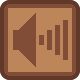
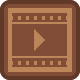
Revision of a layered 80x80 image; what changed, layer by layer:
added layer "Capa 9" above "Capa 6 copia" over [12, 13, 67, 67]
hid "Capa 5" over [39, 20, 68, 60]
hid "Capa 4" over [13, 13, 36, 67]
